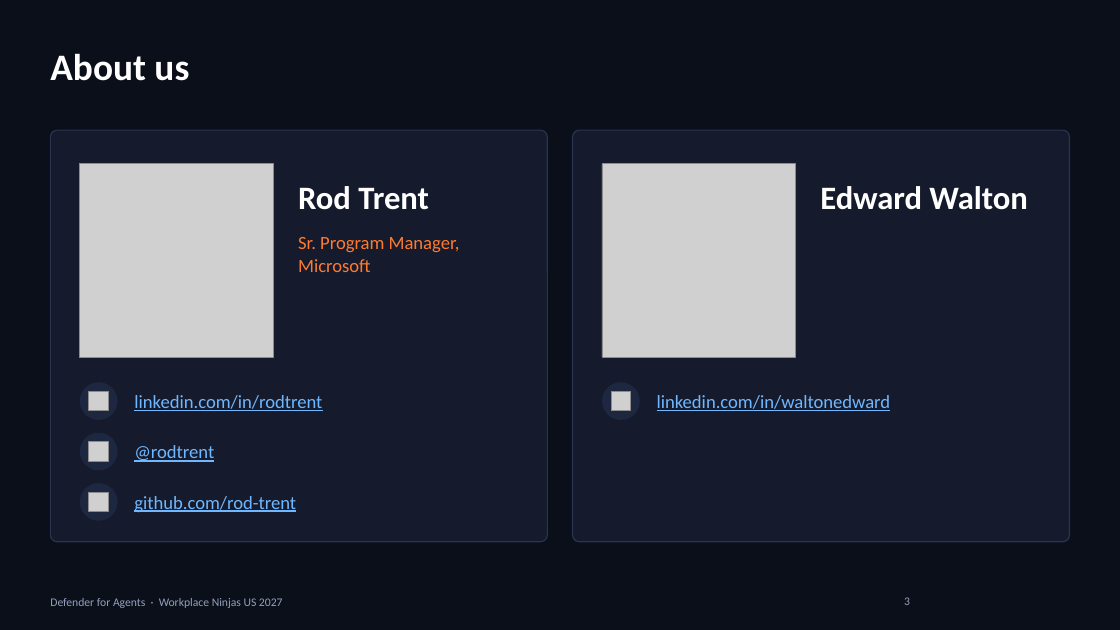
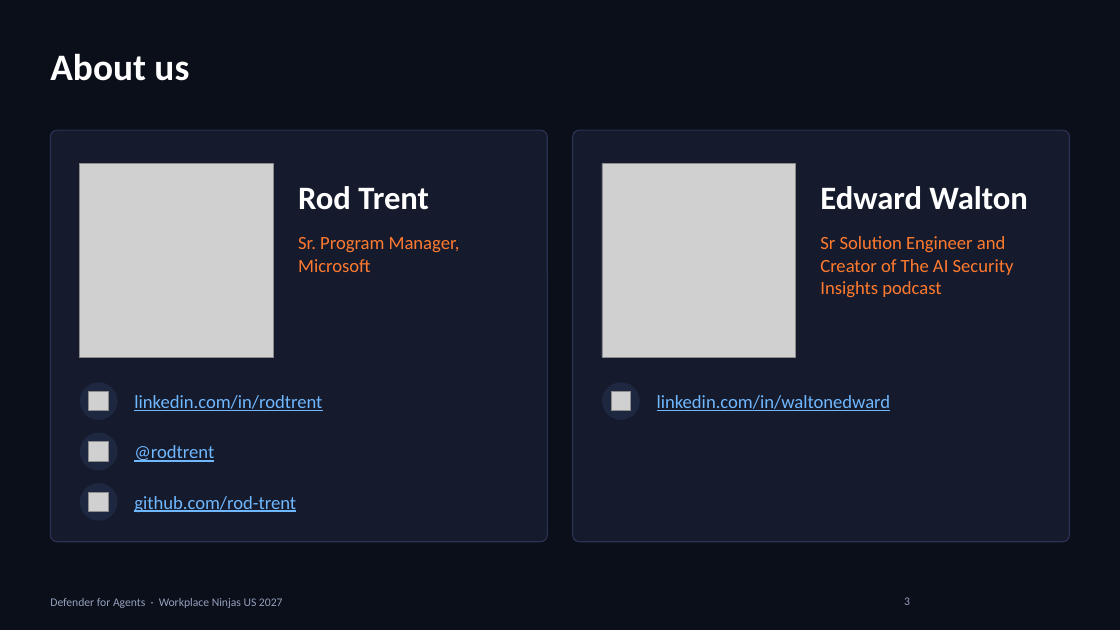
Before and after one commit to rod-trent/Conferences, a slide deck: slide 3 of WPNinjas2027/SlideDecks/Defender for Agents - WPNinjas US 2027.pptx. Drawn at 1120x630 pixels with LibreOffice and Linux fonts; fonts in the diff are those of the drawing; grey boxes stand for pictures; background and template pictures are left out. Boxes give left, top, right and bottom in pixels: in the first picture for what was removed or moved away, otherwise in the second. Text is boxed around its words. In the diff, an @@ line names an element or a change of style, - is before the commit and + after.

```diff
--- a/WPNinjas2027/SlideDecks/Defender for Agents - WPNinjas US 2027.pptx
+++ b/WPNinjas2027/SlideDecks/Defender for Agents - WPNinjas US 2027.pptx
@@ text added at [820,236,1014,297], 16 pt, text #FF7A2F @@
+Sr Solution Engineer and Creator of The AI Security Insights podcast
```
Also in this commit, not shown: 1 other file.
